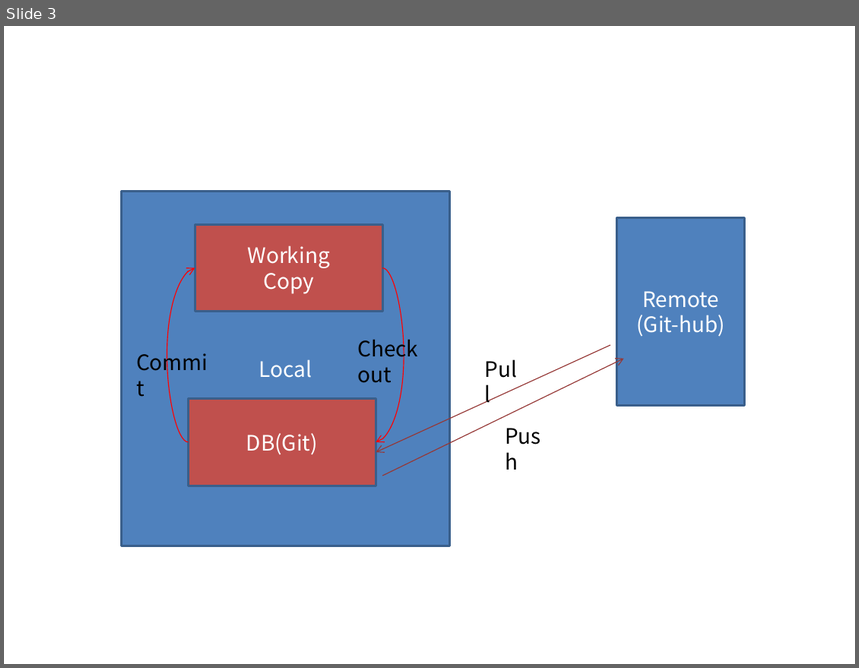
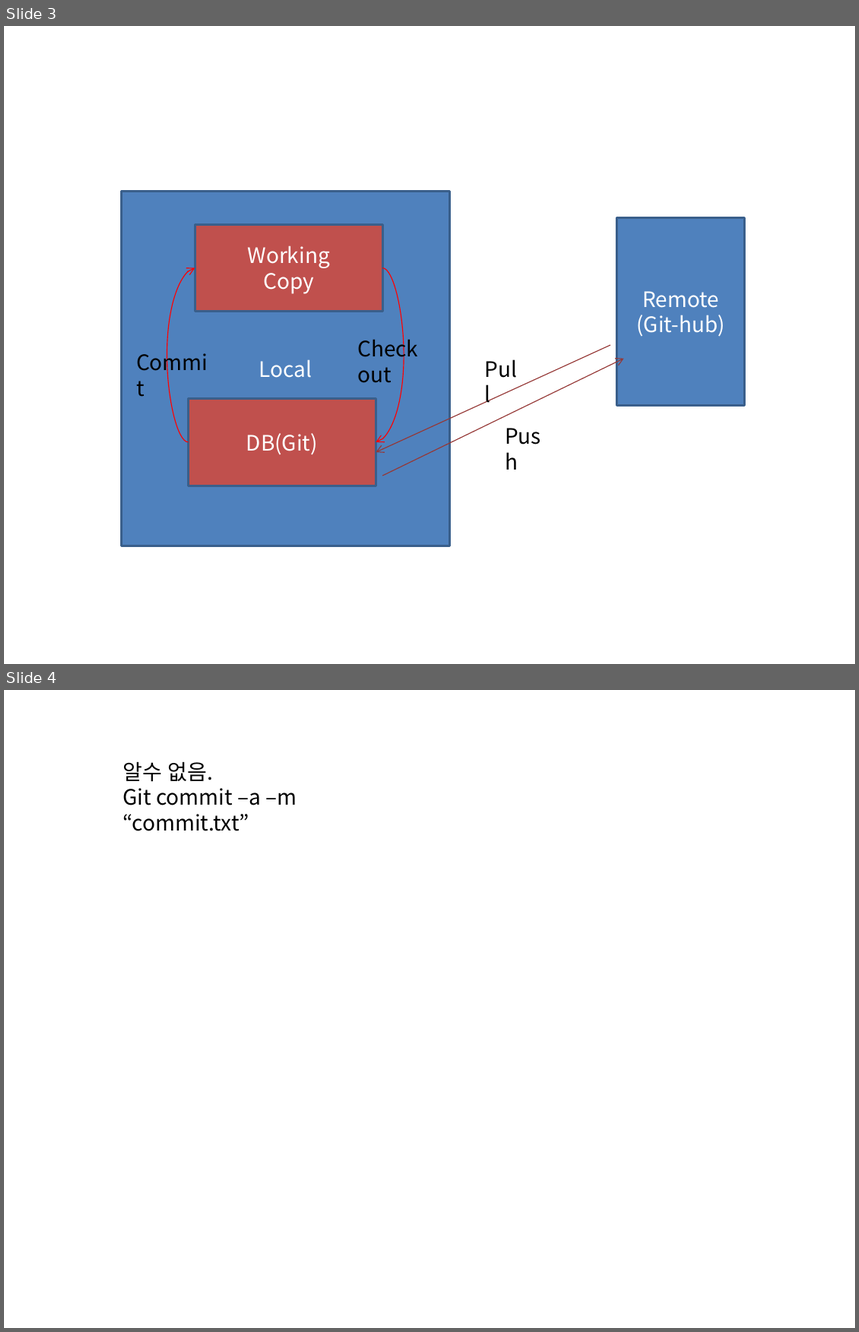
Before and after one commit to xizon05/kosta, a slide deck: Git 강의 내용 20180203.pptx. Shown one above the other, each under a label of ours: slide 3 before the commit, slides 3 and 4 after it. The pictures are 859x668 and 859x1332 pixels, drawn with LibreOffice and Linux fonts; fonts in the diff are those of the drawing. Boxes give left, top, right and bottom in pixels: in the first picture for what was removed or moved away, otherwise in the second. Text is boxed around its words. In the diff, an @@ line names an element or a change of style, - is before the commit and + after.

```diff
--- a/Git 강의 내용 20180203.pptx
+++ b/Git 강의 내용 20180203.pptx
@@ slide 4 added at <box>4,690,855,1328</box>, background #FFFFFF @@
@@ text added at <box>123,762,297,831</box>, 18 pt, text #000000 @@
+알수 없음.
+Git commit –a –m “commit.txt”
```
Also in this commit, not shown: 1 slide removed, 1 other file.
